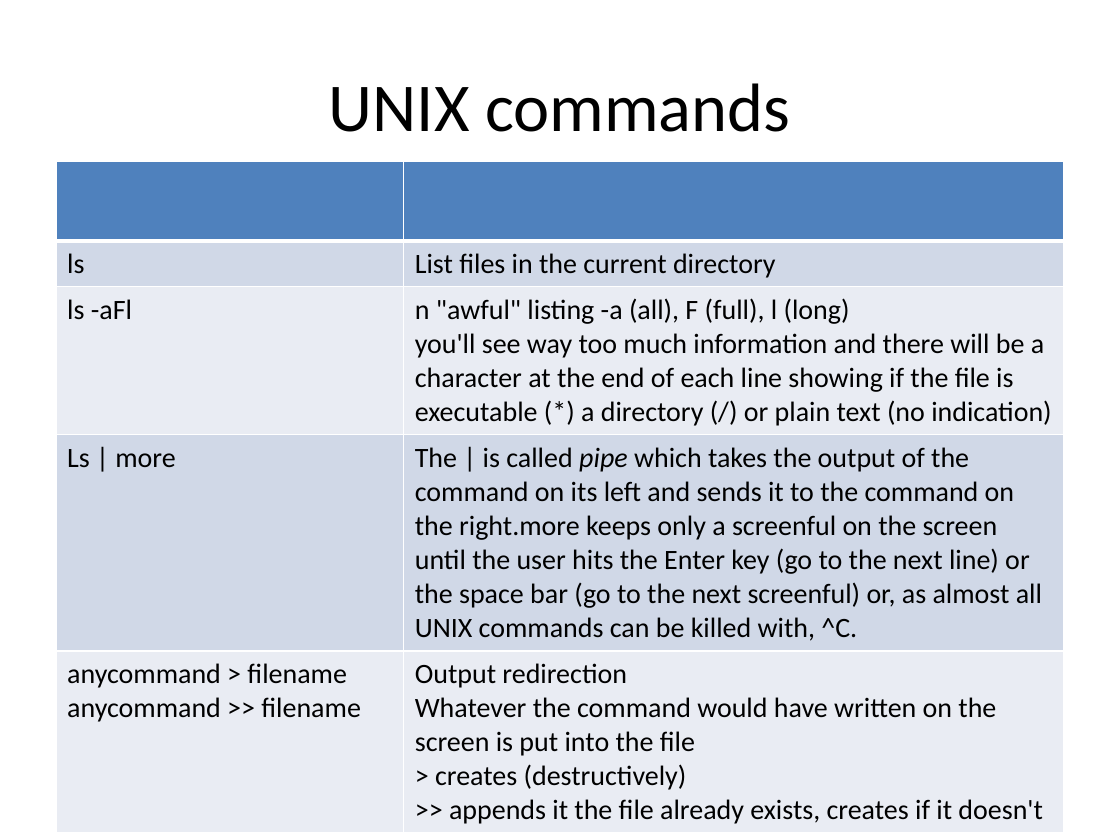
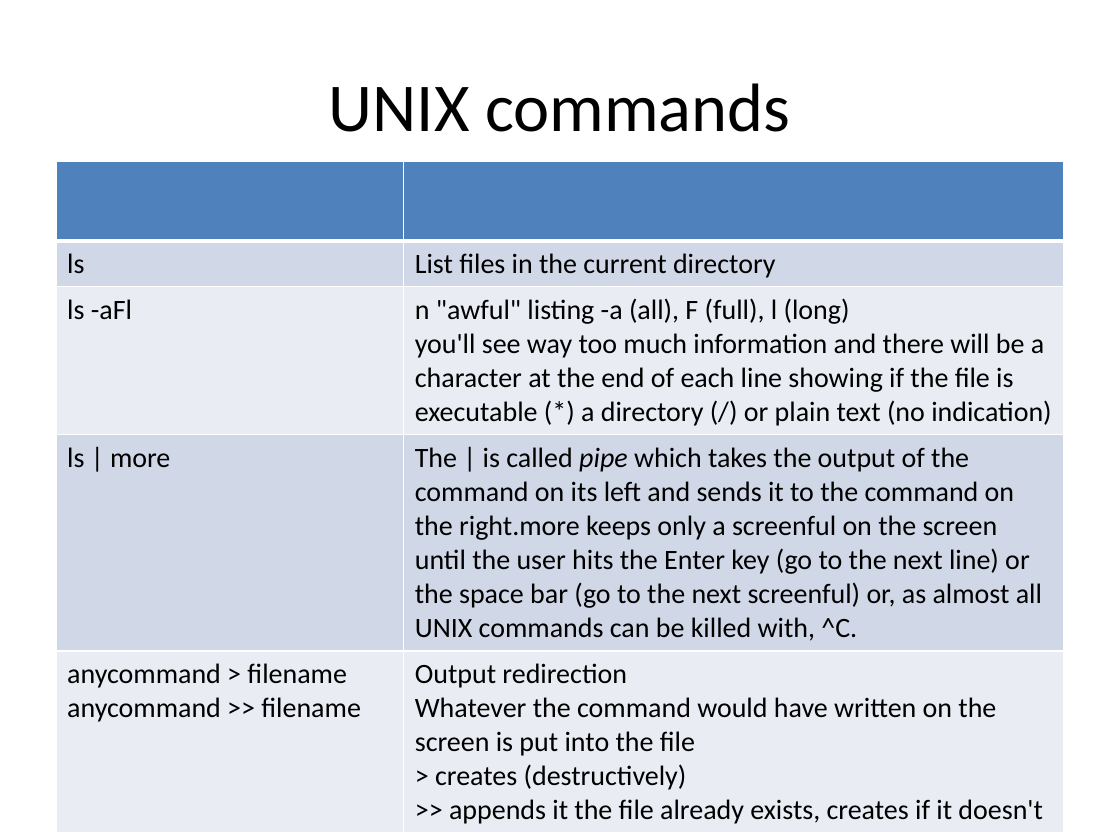
Before and after one commit to kinsidar/Spring2016, a slide deck: slide 7 of Slides/Lab1.pptx (slide 6 before the commit). Drawn at 1120x840 pixels with LibreOffice and Linux fonts; fonts in the diff are those of the drawing. Boxes give left, top, right and bottom in pixels: in the first picture for what was removed or moved away, otherwise in the second. Text is boxed around its words. In the diff, an @@ line names an element or a change of style, - is before the commit and + after.

```diff
--- a/Slides/Lab1.pptx
+++ b/Slides/Lab1.pptx
@@ table at (x1=56, y1=161, x2=1064, y2=840) @@
-row 4, column 1: Ls | more
+row 4, column 1: ls | more
```
Also in this commit, not shown: 5 other slides changed, 11 slides removed.
